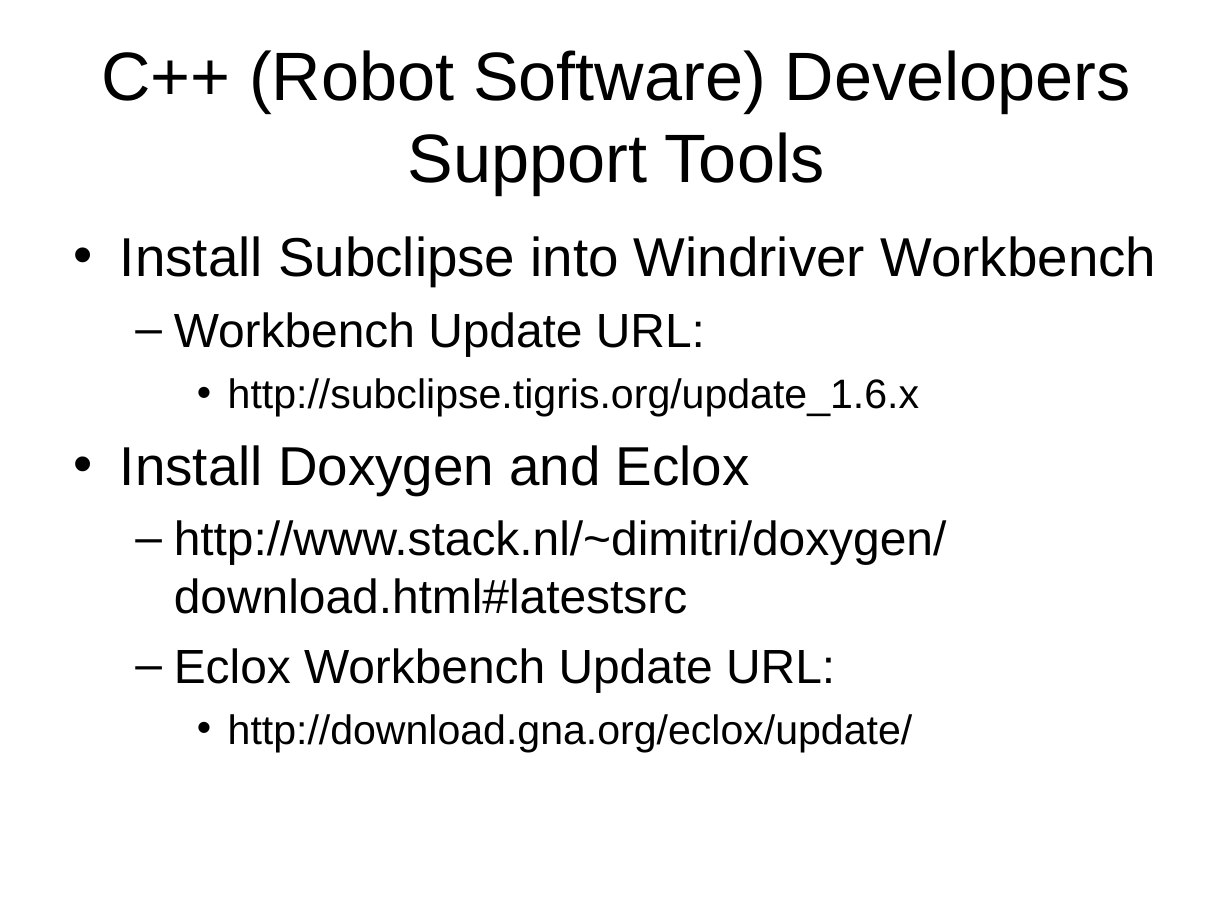
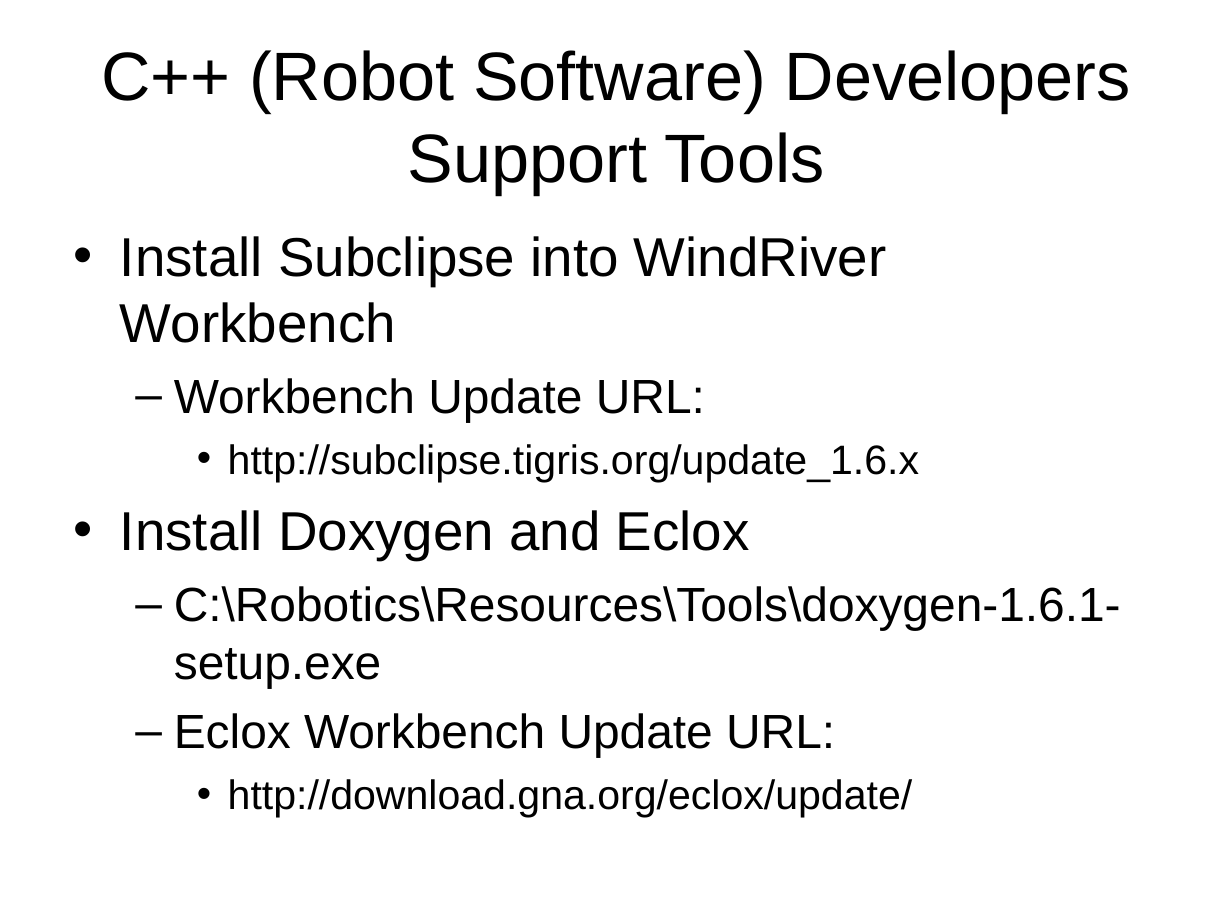
Before and after one commit to kauailabs/kauaibotsfirst2010, a slide deck: slide 4 of Documentation/Organization/DevSystemSetup.ppt. Drawn at 1232x924 pixels with LibreOffice and Linux fonts; fonts in the diff are those of the drawing. Boxes give left, top, right and bottom in pixels: in the first picture for what was removed or moved away, otherwise in the second. Text is boxed around its words. In the diff, an @@ line names an element or a change of style, - is before the commit and + after.

```diff
--- a/Documentation/Organization/DevSystemSetup.ppt
+++ b/Documentation/Organization/DevSystemSetup.ppt
@@ text at (120,236,886,343): text changed @@
-• Install Subclipse into Windriver Workbench
+• Install Subclipse into WindRiver Workbench
@@ text at (174,586,1121,688): text changed @@
-  – http://www.stack.nl/~dimitri/doxygen/download.html#latestsrc
+  – C:\Robotics\Resources\Tools\doxygen-1.6.1-setup.exe
```
Also in this commit, not shown: 2 other slides changed.
